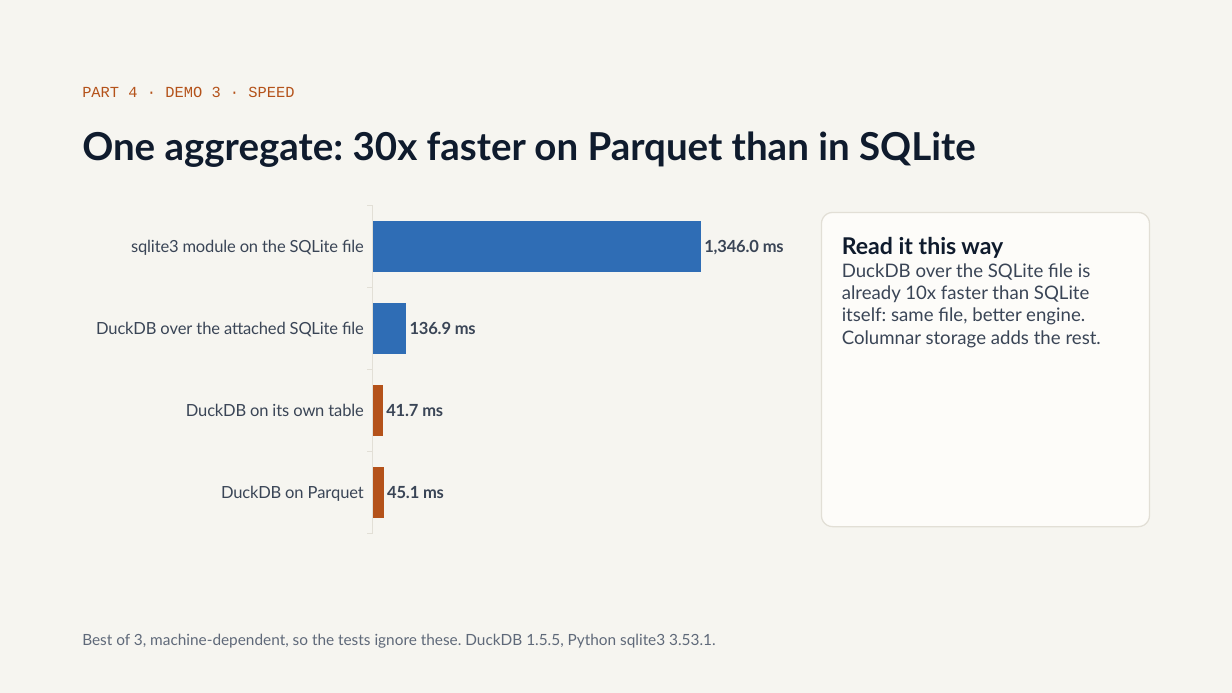
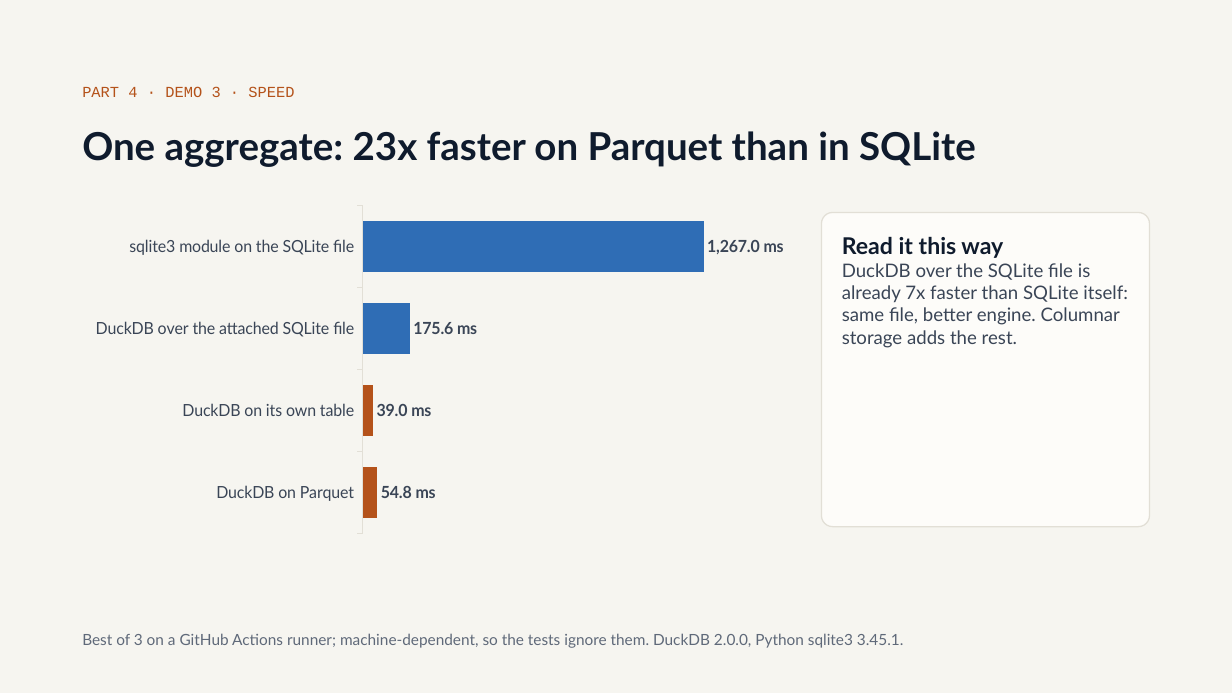
Before and after one commit to olonok69/DuckDB_ML, a slide deck: slide 12 of docs/DuckDB_MCP.pptx. Drawn at 1232x693 pixels with LibreOffice and Linux fonts; fonts in the diff are those of the drawing. Boxes give left, top, right and bottom in pixels: in the first picture for what was removed or moved away, otherwise in the second. Text is boxed around its words. In the diff, an @@ line names an element or a change of style, - is before the commit and + after.

```diff
--- a/docs/DuckDB_MCP.pptx
+++ b/docs/DuckDB_MCP.pptx
@@ title at (82, 131, 976, 167): text changed @@
-One aggregate: 30x faster on Parquet than in SQLite
+One aggregate: 23x faster on Parquet than in SQLite
@@ bar chart at (82, 199, 785, 541) @@
-Series 1: 1346, 136.9, 41.7, 45.1
+Series 1: 1267, 175.6, 39, 54.8
@@ text at (842, 263, 1128, 348): text changed @@
-DuckDB over the SQLite file is already 10x faster than SQLite itself: same file, better engine. Columnar storage adds the rest.
+DuckDB over the SQLite file is already 7x faster than SQLite itself: same file, better engine. Columnar storage adds the rest.
@@ text at (82, 633, 904, 648): text changed @@
-Best of 3, machine-dependent, so the tests ignore these. DuckDB 1.5.5, Python sqlite3 3.53.1.
+Best of 3 on a GitHub Actions runner; machine-dependent, so the tests ignore them. DuckDB 2.0.0, Python sqlite3 3.45.1.
```
Also in this commit, not shown: 1 other slide changed, 2 other files.
